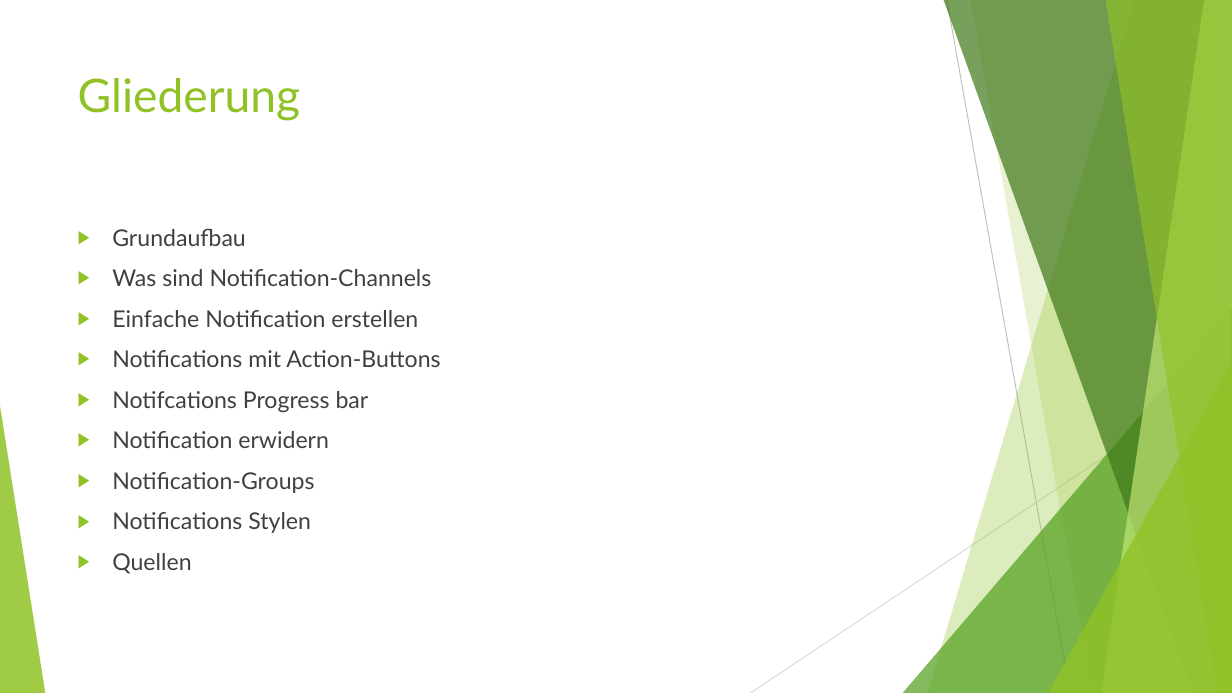
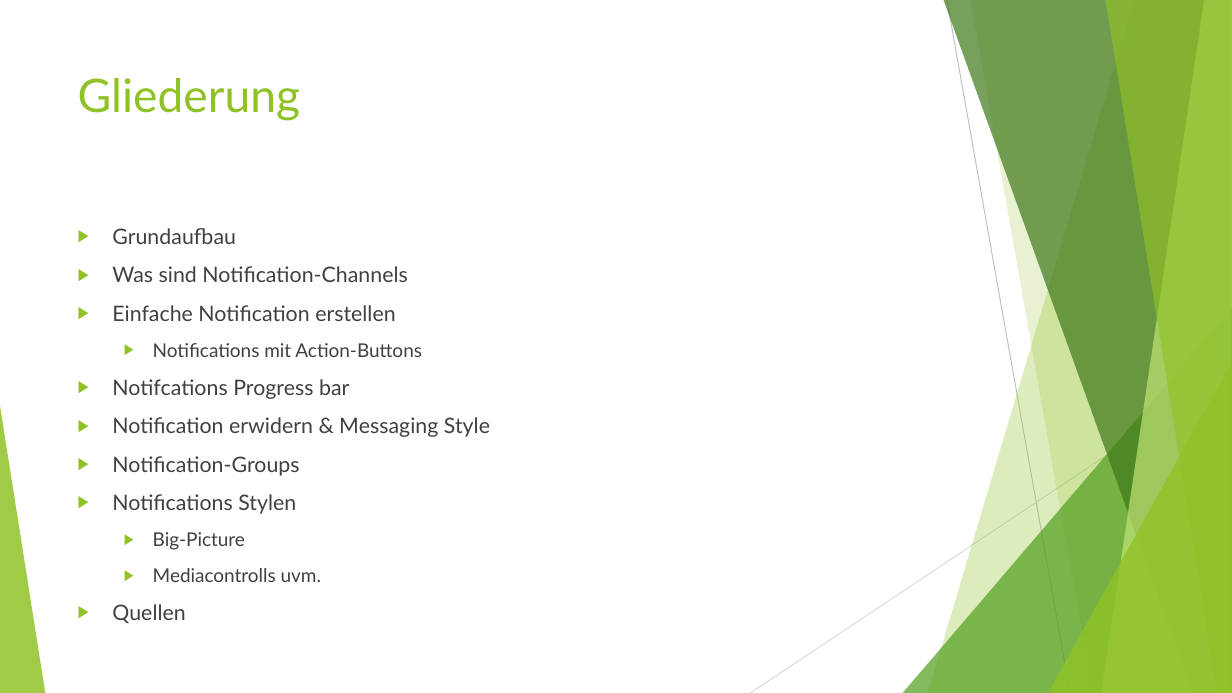
Before and after one commit to Cayleb-Ordo/Notification-Demo, a slide deck: slide 2 of Dokumentation/Präsentation/Push-Notifications.pptx. Drawn at 1232x693 pixels with LibreOffice and Linux fonts; fonts in the diff are those of the drawing. Boxes give left, top, right and bottom in pixels: in the first picture for what was removed or moved away, otherwise in the second. Text is boxed around its words. In the diff, an @@ line names an element or a change of style, - is before the commit and + after.

Commit message:
Big-Picture Style Notification implementieren
Aussehen minimal verändert(launcherIcon), Präsentation weiter erstellt.

```diff
--- a/Dokumentation/Präsentation/Push-Notifications.pptx
+++ b/Dokumentation/Präsentation/Push-Notifications.pptx
@@ text at bbox=[112, 228, 422, 623]: size 18 to 16.6 pt in "Grundaufbau", "Was sind Notification-Channels", "Einfache Notification erstellen", "Notifcations Progress bar" and 3 more places; size 18 to 14.8 pt in "Notifications mit Action-Buttons"; list level 1 to 2 in "Notifications mit Action-Buttons" @@
@@ text at bbox=[112, 417, 490, 437]: text changed; size 18 to 16.6 pt @@
-▶ Notification erwidern
+▶ Notification erwidern & Messaging Style
@@ text at bbox=[153, 532, 321, 582]: paragraphs added @@
+  ▶ Big-Picture
+  ▶ Mediacontrolls uvm.
```
Also in this commit, not shown: 1 other slide changed, 3 slides added, 28 other files.
